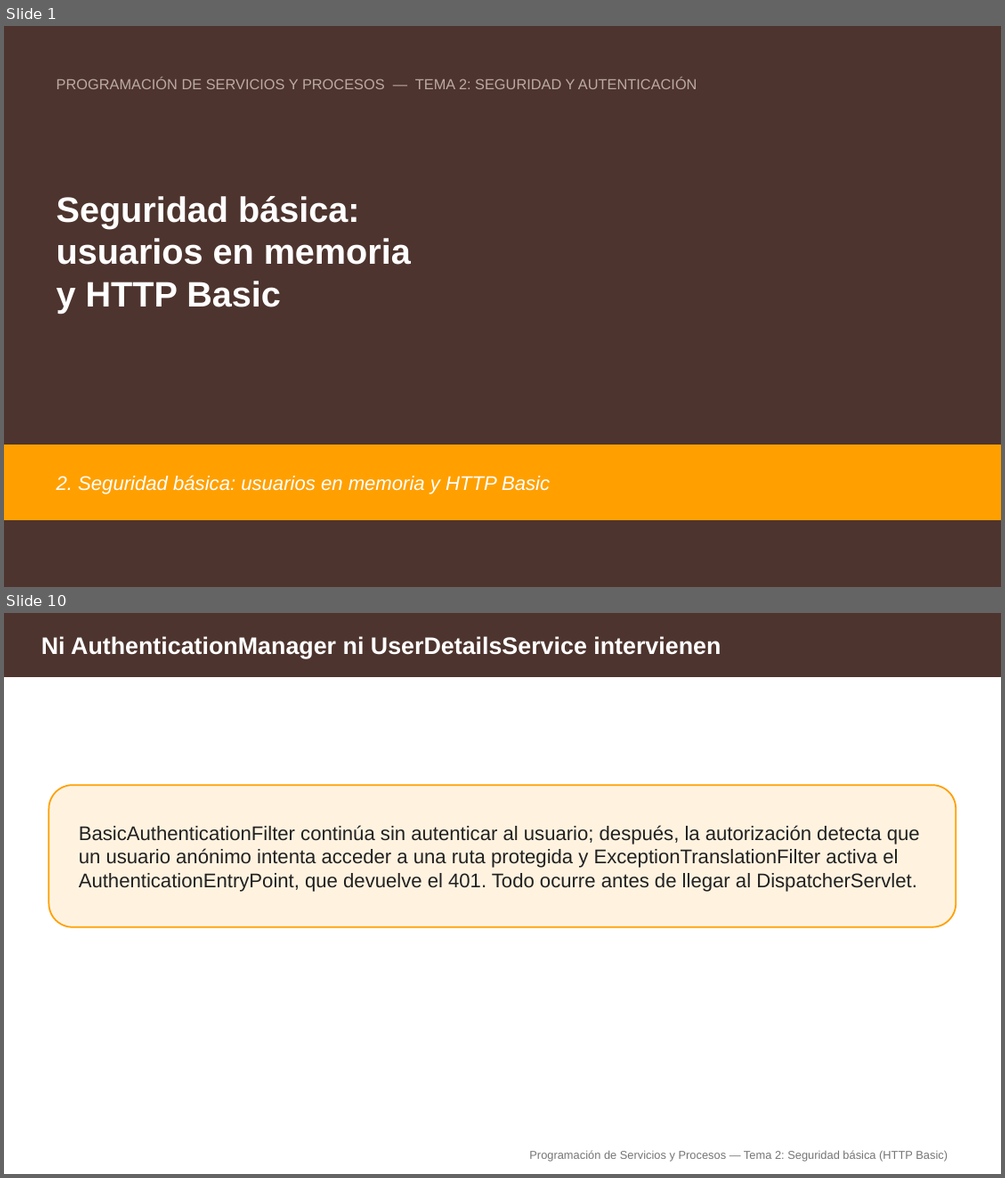
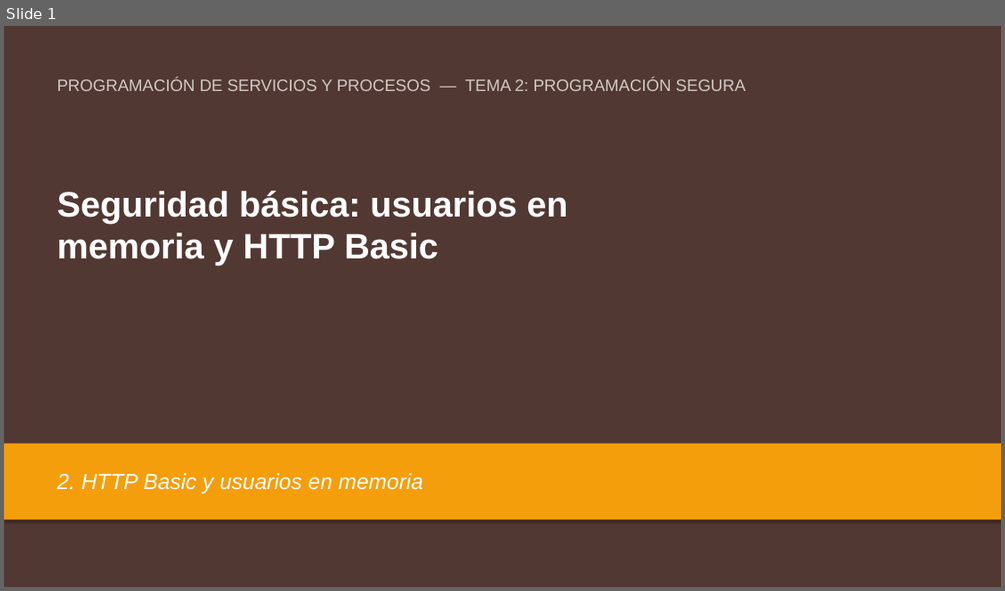
Before and after one commit to aitorventura/programacion-servicios-procesos, a slide deck: docs/tema2/diapositivas/seguridad-basica-http-basic.pptx. Shown one above the other, each under a label of ours: slides 1 and 10 before the commit, slide 1 after it; the slides between them are not shown. The pictures are 1005x1178 and 1005x591 pixels, drawn with LibreOffice and Linux fonts; fonts in the diff are those of the drawing. Boxes give left, top, right and bottom in pixels: in the first picture for what was removed or moved away, otherwise in the second. Text is boxed around its words. In the diff, an @@ line names an element or a change of style, - is before the commit and + after.

Commit message:
primeras sesiones de tema 2

```diff
--- a/docs/tema2/diapositivas/seguridad-basica-http-basic.pptx
+++ b/docs/tema2/diapositivas/seguridad-basica-http-basic.pptx
@@ slide 10 removed at bbox=[4, 613, 1001, 1174], background #FFFFFF @@
@@ rectangle removed at bbox=[4, 613, 1001, 676] @@
@@ text removed at bbox=[41, 636, 720, 658] @@
-Ni AuthenticationManager ni UserDetailsService intervienen
@@ rounded rectangle removed at bbox=[48, 785, 956, 927] @@
@@ text removed at bbox=[79, 825, 920, 892] @@
-BasicAuthenticationFilter continúa sin autenticar al usuario; después, la autorización detecta que un usuario anónimo intenta acceder a una ruta protegida y ExceptionTranslationFilter activa el AuthenticationEntryPoint, que devuelve el 401. Todo ocurre antes de llegar al DispatcherServlet.
@@ text removed at bbox=[529, 1150, 947, 1161] @@
-Programación de Servicios y Procesos — Tema 2: Seguridad básica (HTTP Basic)
@@ slide 1 changed as well @@
@@ background #4E342E to #523832 @@
@@ text at bbox=[57, 78, 746, 91]: text changed; size 14 to 16 pt; text colour #BCAAA4 to #D2C9C5 @@
-PROGRAMACIÓN DE SERVICIOS Y PROCESOS — TEMA 2: SEGURIDAD Y AUTENTICACIÓN
+PROGRAMACIÓN DE SERVICIOS Y PROCESOS — TEMA 2: PROGRAMACIÓN SEGURA
@@ text at bbox=[57, 191, 567, 265]: text changed @@
-Seguridad básica:
-usuarios en memoria
-y HTTP Basic
+Seguridad básica: usuarios en
+memoria y HTTP Basic
@@ rectangle at bbox=[4, 443, 1001, 520]: fill #FFA000 to #F59E0B; outline #FFA000 1 pt to none; shadow on @@
@@ vertical alignment middle to top in 3 elements at bbox=[57, 191, 567, 265], bbox=[57, 78, 746, 91], bbox=[57, 473, 423, 493] @@
@@ text at bbox=[57, 473, 423, 493]: text changed; size 19 to 21 pt @@
-2. Seguridad básica: usuarios en memoria y HTTP Basic
+2. HTTP Basic y usuarios en memoria
```
Also in this commit, not shown: 2 other slides changed, 11 slides added, 26 other slides removed, 17 other files.
